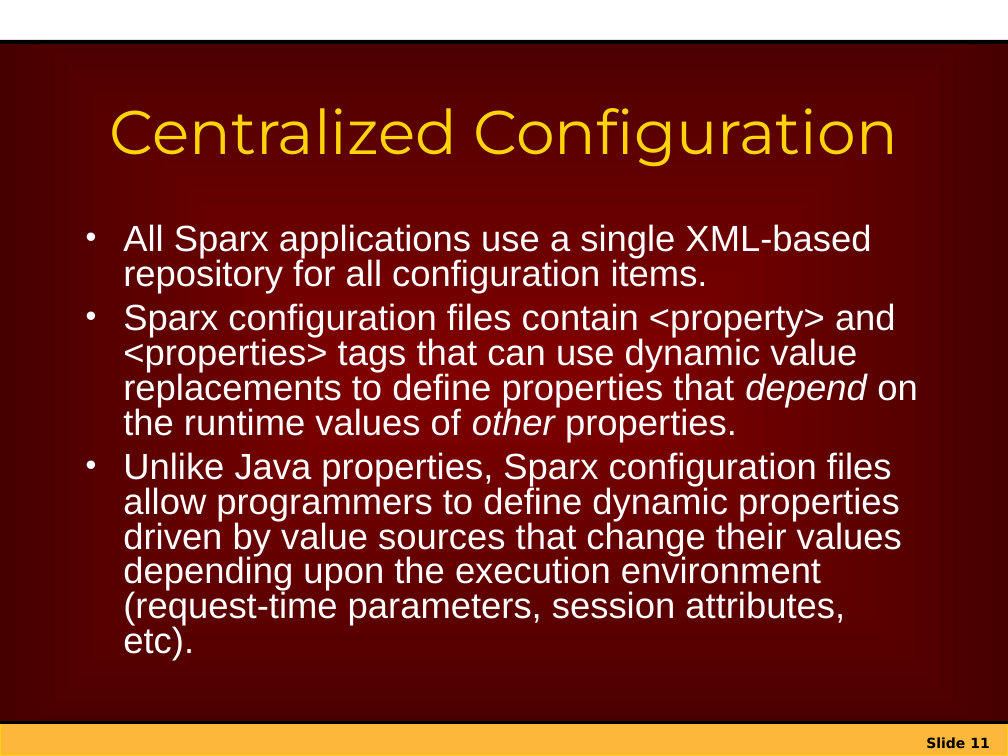
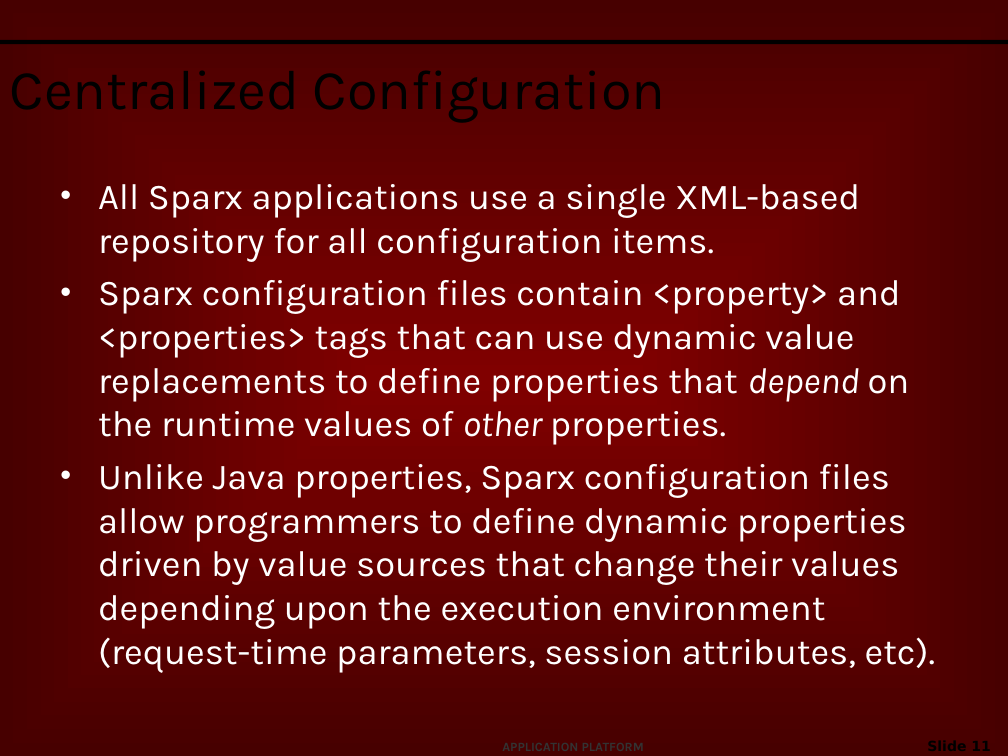
Before and after one commit to netspective/sparx-2001, a slide deck: slide 11 of Sparx/web-shared/docs/project/Introduction_to_Sparx.ppt. Drawn at 1008x756 pixels with LibreOffice and Linux fonts; fonts in the diff are those of the drawing; background and template pictures are left out. Boxes give left, top, right and bottom in pixels: in the first picture for what was removed or moved away, otherwise in the second. Text is boxed around its words. In the diff, an @@ line names an element or a change of style, - is before the commit and + after.

```diff
--- a/Sparx/web-shared/docs/project/Introduction_to_Sparx.ppt
+++ b/Sparx/web-shared/docs/project/Introduction_to_Sparx.ppt
@@ rectangle removed at (x1=0, y1=0, x2=1008, y2=42) @@
@@ title "Centralized Configuration" moved from (x1=109, y1=108, x2=898, y2=167) to (x1=0, y1=48, x2=857, y2=126) @@
@@ title "Centralized Configuration" at (x1=0, y1=48, x2=857, y2=126): size 44 to 40 pt, font Montserrat to Karla, text colour #FDD409 to #000000; alignment centre to left @@
@@ text "All Sparx applications use a ..." moved from (x1=123, y1=224, x2=917, y2=661) to (x1=98, y1=184, x2=936, y2=673) @@
@@ text "All Sparx applications use a ..." at (x1=98, y1=184, x2=936, y2=673): font Arial to Karla; line spacing 0.8 to 1 @@
@@ rectangle removed at (x1=0, y1=723, x2=1008, y2=756) @@
@@ line removed from (0, 723) to (1008, 723) @@
@@ text added at (x1=493, y1=734, x2=670, y2=756), 9 pt, text #333333, bold @@
+APPLICATION PLATFORM
@@ page number rewrapped from (x1=926, y1=737, x2=989, y2=749) to (x1=841, y1=733, x2=1000, y2=756) @@
```
Also in this commit, not shown: 23 other slides changed, 1 slide added, 1 slide removed, 2 other files.
